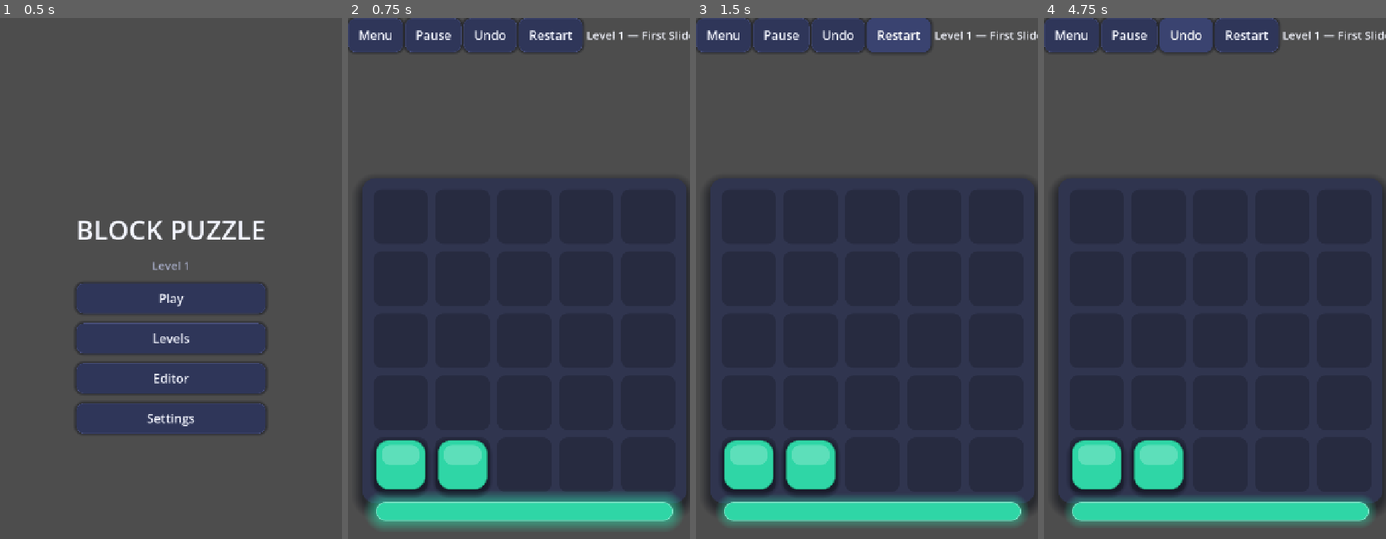
Above: before the commit, frames 1-4 (left to right).
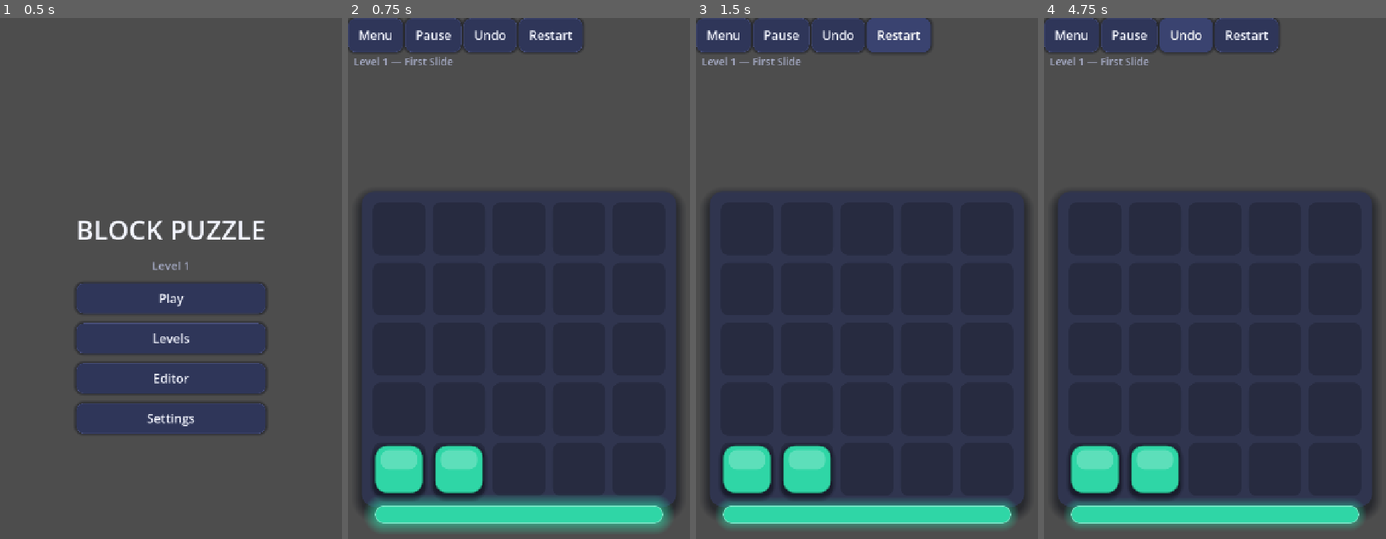
Above: after the commit, the same moments.

Repository: CylendraPlatform/Block_Puzzle_Game
Game: Godot game, scene res://scenes/MainMenu.tscn
Two runs of this game, one before a commit and one after it. Both use one fixed random seed, a clock stepped at 60 frames per second and the inputs below.
Inputs:
- Up to frame 1 (0.5 s): no input
- Up to frame 2 (0.75 s): click "Play" at 0.5 s
- Up to frame 3 (1.5 s): click "Restart" at 1.25 s
- Up to frame 4 (4.75 s): click "Restart" at 2 s; click "Restart" at 2.75 s; click "Undo" at 3.5 s; click "Undo" at 4.25 s

Frame 1 is identical in both runs. In frame 2, 8.0% of the frame differs, in the area x 1-100%, y 2-98%; in frame 3, 7.4%; in frame 4, 7.3%.

Commit message:
fix(ui): left-align level label on its own full-width row (no clipping)
- move level title out of the button bar (was right-pushed by a spacer and clipped)
  to a dedicated left-aligned row below the HUD buttons; full width, clip-safe

Diff:
--- a/scripts/game/game.gd
+++ b/scripts/game/game.gd
@@ -23,7 +23,7 @@
 		_custom = true
 		var lv := Level.from_dict(Settings.custom_level)
 		_board.load_level(lv)
-		_level_label.text = "Custom Level  "
+		_level_label.text = "  Custom Level"
 		return
 	var start := _unlocked
 	if Settings and Settings.selected_level >= 0:
@@ -48,12 +48,16 @@
 	bar.add_child(_bar_btn("Pause", _on_pause))
 	bar.add_child(_bar_btn("Undo", _on_undo))
 	bar.add_child(_bar_btn("Restart", _on_restart))
-	var spacer := Control.new()
-	spacer.size_flags_horizontal = Control.SIZE_EXPAND_FILL
-	bar.add_child(spacer)
+
+	# Level title on its own full-width, left-aligned row so long names never clip.
 	_level_label = Label.new()
+	_level_label.horizontal_alignment = HORIZONTAL_ALIGNMENT_LEFT
 	_level_label.vertical_alignment = VERTICAL_ALIGNMENT_CENTER
-	bar.add_child(_level_label)
+	_level_label.add_theme_font_size_override("font_size", 22)
+	_level_label.add_theme_color_override("font_color", Style.TEXT_DIM)
+	_level_label.autowrap_mode = TextServer.AUTOWRAP_OFF
+	_level_label.clip_text = true
+	root.add_child(_level_label)
 
 	_board = BoardView.new()
 	_board.size_flags_vertical = Control.SIZE_EXPAND_FILL
@@ -151,7 +155,7 @@
 		push_error("failed to load level " + _levels[i])
 		return
 	_board.load_level(lv)
-	_level_label.text = "Level %d — %s  " % [lv.id, lv.name]
+	_level_label.text = "  Level %d — %s" % [lv.id, lv.name]
 	_undos = 0
 	_moves = 0
 	_par = lv.par
